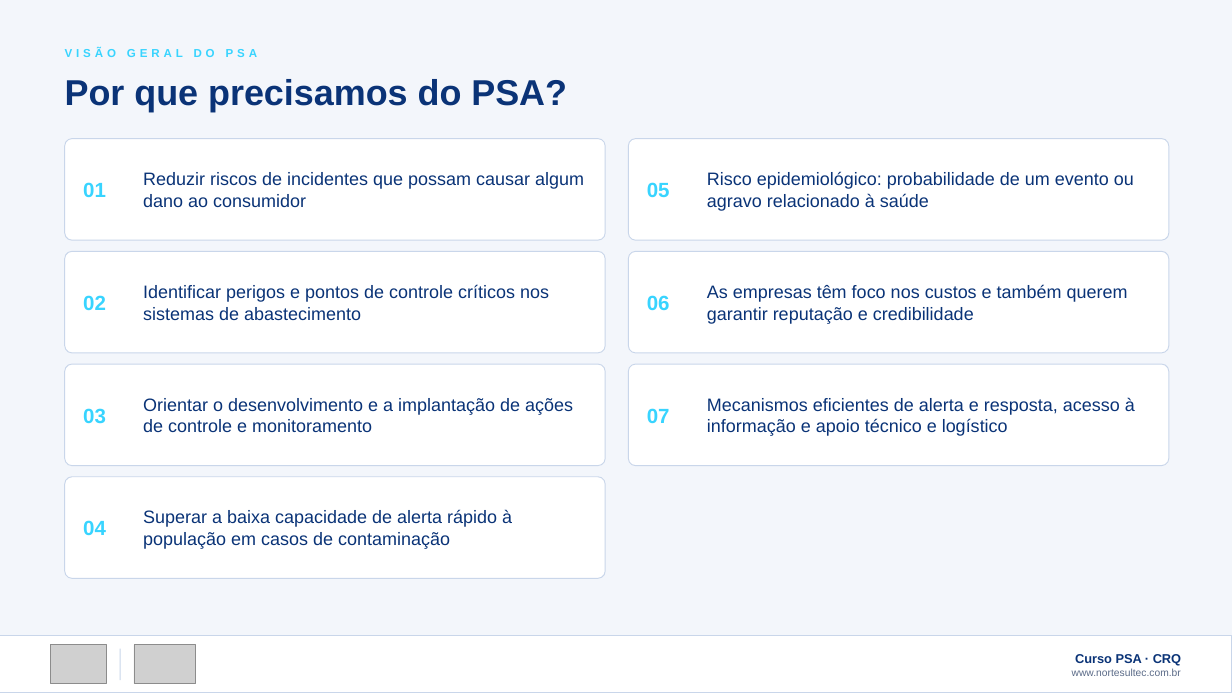
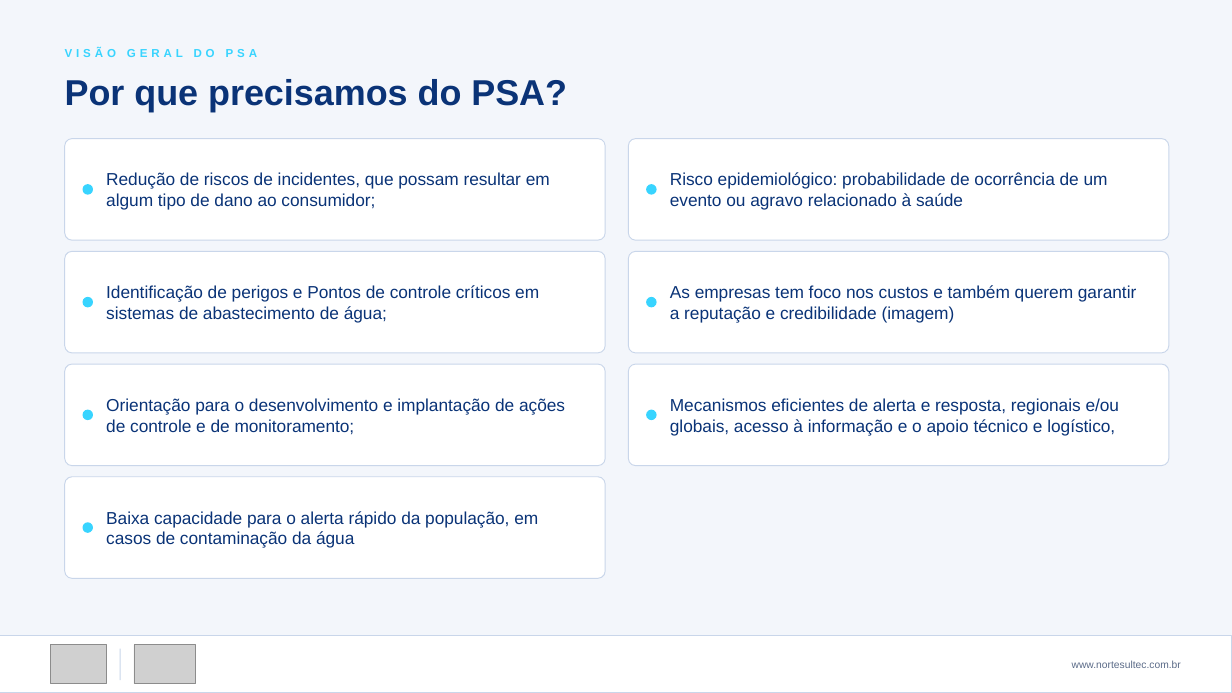
Before and after one commit to victorsntz/norte-sul-portfolio, a slide deck: slide 18 of apresentacoes/Curso-PSA-Plano-de-Seguranca-da-Agua-NorteSul.pptx. Drawn at 1232x693 pixels with LibreOffice and Linux fonts; fonts in the diff are those of the drawing; grey boxes stand for pictures. Boxes give left, top, right and bottom in pixels: in the first picture for what was removed or moved away, otherwise in the second. Text is boxed around its words. In the diff, an @@ line names an element or a change of style, - is before the commit and + after.

```diff
--- a/apresentacoes/Curso-PSA-Plano-de-Seguranca-da-Agua-NorteSul.pptx
+++ b/apresentacoes/Curso-PSA-Plano-de-Seguranca-da-Agua-NorteSul.pptx
@@ text at bbox=[106, 172, 550, 210]: text changed; size 14 to 13.5 pt @@
-Reduzir riscos de incidentes que possam causar algum dano ao consumidor
+Redução de riscos de incidentes, que possam resultar em algum tipo de dano ao consumidor;
@@ text at bbox=[670, 172, 1108, 210]: text changed; size 14 to 13.5 pt @@
-Risco epidemiológico: probabilidade de um evento ou agravo relacionado à saúde
+Risco epidemiológico: probabilidade de ocorrência de um evento ou agravo relacionado à saúde
@@ text removed at bbox=[83, 182, 106, 197] @@
-01
@@ ellipse added at bbox=[83, 185, 92, 194], fill #38D4FF, outline #38D4FF 1 pt @@
@@ text removed at bbox=[647, 182, 670, 197] @@
-05
@@ ellipse added at bbox=[647, 185, 656, 194], fill #38D4FF, outline #38D4FF 1 pt @@
@@ text removed at bbox=[83, 295, 106, 310] @@
-02
@@ ellipse added at bbox=[83, 298, 92, 307], fill #38D4FF, outline #38D4FF 1 pt @@
@@ text at bbox=[106, 285, 539, 323]: text changed; size 14 to 13.5 pt @@
-Identificar perigos e pontos de controle críticos nos sistemas de abastecimento
+Identificação de perigos e Pontos de controle críticos em sistemas de abastecimento de água;
@@ text removed at bbox=[647, 295, 670, 310] @@
-06
@@ ellipse added at bbox=[647, 298, 656, 307], fill #38D4FF, outline #38D4FF 1 pt @@
@@ text at bbox=[670, 285, 1136, 323]: text changed; size 14 to 13.5 pt @@
-As empresas têm foco nos custos e também querem garantir reputação e credibilidade
+As empresas tem foco nos custos e também querem garantir a reputação e credibilidade (imagem)
@@ text removed at bbox=[83, 408, 106, 424] @@
-03
@@ ellipse added at bbox=[83, 410, 92, 420], fill #38D4FF, outline #38D4FF 1 pt @@
@@ text at bbox=[106, 398, 565, 435]: text changed; size 14 to 13.5 pt @@
-Orientar o desenvolvimento e a implantação de ações de controle e monitoramento
+Orientação para o desenvolvimento e implantação de ações de controle e de monitoramento;
@@ text removed at bbox=[647, 408, 670, 423] @@
-07
@@ ellipse added at bbox=[647, 410, 656, 420], fill #38D4FF, outline #38D4FF 1 pt @@
@@ text at bbox=[670, 398, 1120, 435]: text changed; size 14 to 13.5 pt @@
-Mecanismos eficientes de alerta e resposta, acesso à informação e apoio técnico e logístico
+Mecanismos eficientes de alerta e resposta, regionais e/ou globais, acesso à informação e o apoio técnico e logístico,
@@ text removed at bbox=[83, 520, 106, 535] @@
-04
@@ ellipse added at bbox=[83, 523, 92, 532], fill #38D4FF, outline #38D4FF 1 pt @@
@@ text at bbox=[106, 511, 538, 548]: text changed; size 14 to 13.5 pt @@
-Superar a baixa capacidade de alerta rápido à população em casos de contaminação
+Baixa capacidade para o alerta rápido da população, em casos de contaminação da água
@@ text at bbox=[1075, 654, 1181, 666]: paragraph removed @@
-Curso PSA · CRQ
```
Also in this commit, not shown: 27 other slides changed, 2 other files.
